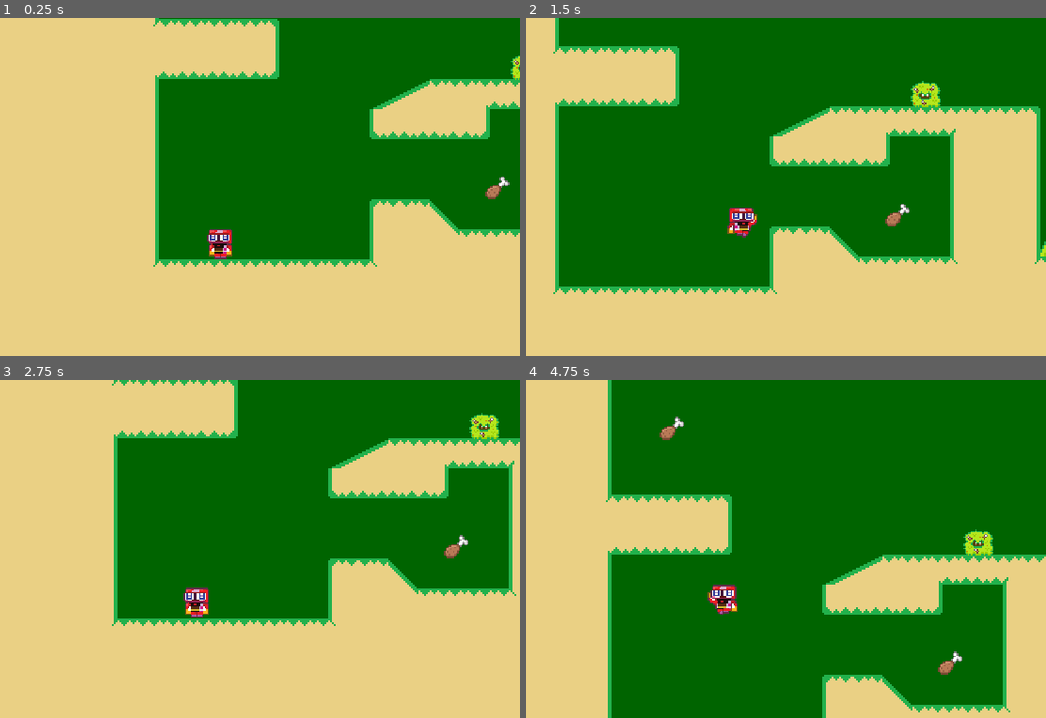
Above: before the commit, frames 1-4 (two rows, left to right).
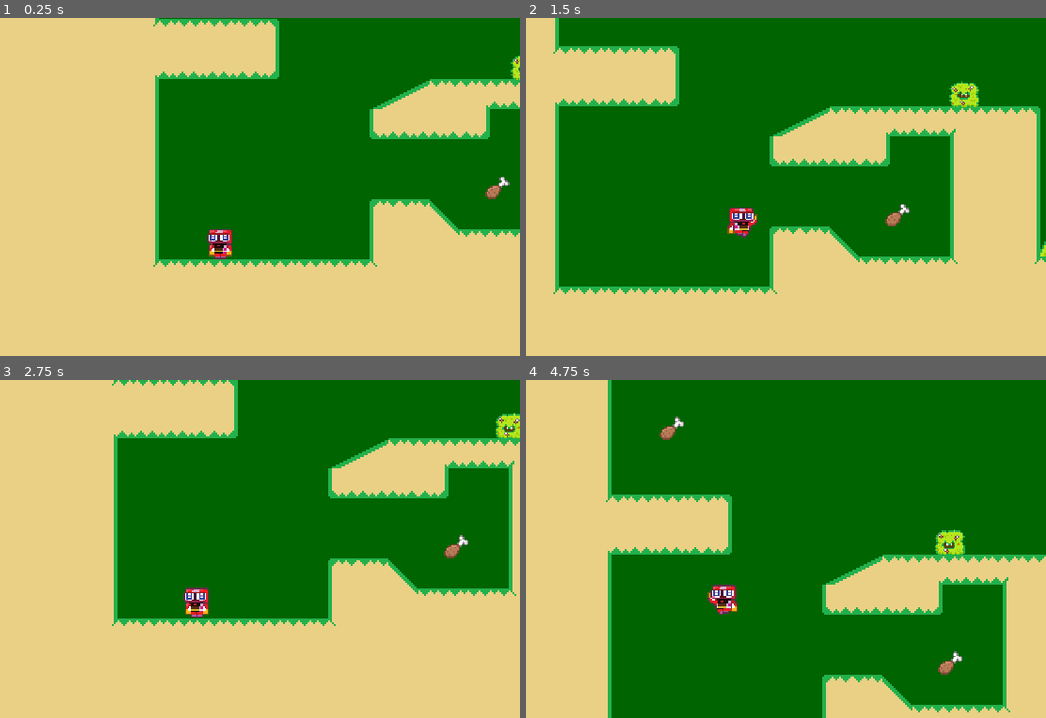
Above: after the commit, the same moments.

Repository: TeoRam23/GodotPlatformer
Game: Godot game, scene res://scenes/level_two.tscn
Two runs of this game, one before a commit and one after it. Both use one fixed random seed, a clock stepped at 60 frames per second and the inputs below. This scene is started directly instead of the project's main scene.
Inputs:
- Up to frame 1 (0.25 s): no input
- Up to frame 2 (1.5 s): hold D (right) from 0.53 s (still down); tap W (jump) at 0.6, 0.77, 1.07, 1.35 s
- Up to frame 3 (2.75 s): tap W (jump) at 1.52, 1.82, 2.1 s; release D (right) at 2.03 s; hold A (left) from 2.03 s (still down)
- Up to frame 4 (4.75 s): release A (left) at 2.78 s; hold D (right) 2.78-4.28 s; tap W (jump) at 2.85, 3.02, 3.32, 3.6, 3.77, 4.07, 4.35, 4.52 s; hold A (left) from 4.28 s (still down)

The runs differ from the first frame. In frame 1, less than 0.1% of the frame differs, in the area x 98-100%, y 11-19%; in frame 2, 0.7%; in frame 3, 0.6%; in frame 4, 0.7%, in the area x 78-90%, y 44-52%.

Commit message:
la lit enemy movement

Diff:
--- /dev/null
+++ b/data/DeafultEnemyMovementData.tscn
@@ -0,0 +1,3 @@
+[gd_scene format=3 uid="uid://bubidk4sk8cub"]
+
+[node name="DeafultEnemyMovementData" type="Node2D"]
--- a/data/DeafultMovementData.tres
+++ b/data/DeafultMovementData.tres
@@ -1,6 +1,6 @@
 [gd_resource type="Resource" script_class="PlayerMovementData" load_steps=2 format=3 uid="uid://bfbrjpvgikey5"]
 
-[ext_resource type="Script" path="res://scripts/PlayerMovementData.gd" id="1_xifvk"]
+[ext_resource type="Script" path="res://data/PlayerMovementData.gd" id="1_xifvk"]
 
 [resource]
 script = ExtResource("1_xifvk")
--- a/data/FasterMovementData.tres
+++ b/data/FasterMovementData.tres
@@ -1,6 +1,6 @@
 [gd_resource type="Resource" script_class="PlayerMovementData" load_steps=2 format=3 uid="uid://dkjw6wtjiyty4"]
 
-[ext_resource type="Script" path="res://scripts/PlayerMovementData.gd" id="1_q5yqw"]
+[ext_resource type="Script" path="res://data/PlayerMovementData.gd" id="1_q5yqw"]
 
 [resource]
 script = ExtResource("1_q5yqw")
--- a/data/SlowMovementData.tres
+++ b/data/SlowMovementData.tres
@@ -1,6 +1,6 @@
 [gd_resource type="Resource" script_class="PlayerMovementData" load_steps=2 format=3 uid="uid://qer3rc18l45d"]
 
-[ext_resource type="Script" path="res://scripts/PlayerMovementData.gd" id="1_vh0eq"]
+[ext_resource type="Script" path="res://data/PlayerMovementData.gd" id="1_vh0eq"]
 
 [resource]
 script = ExtResource("1_vh0eq")
--- a/scenes/enemy.tscn
+++ b/scenes/enemy.tscn
@@ -1,5 +1,6 @@
-[gd_scene load_steps=5 format=3 uid="uid://cbxqq32yifndf"]
+[gd_scene load_steps=6 format=3 uid="uid://cbxqq32yifndf"]
 
+[ext_resource type="Script" path="res://scripts/enemy.gd" id="1_0jhna"]
 [ext_resource type="Texture2D" uid="uid://0kpkx0rarxfe" path="res://assets/Busk2.png" id="1_8k3te"]
 [ext_resource type="Texture2D" uid="uid://d0on0uojked2p" path="res://assets/Busk.png" id="2_xy2pl"]
 
@@ -14,24 +15,58 @@
 }],
 "loop": true,
 "name": &"default",
-"speed": 3.0
+"speed": 4.0
+}, {
+"frames": [{
+"duration": 1.0,
+"texture": ExtResource("1_8k3te")
+}],
+"loop": true,
+"name": &"fall",
+"speed": 5.0
+}, {
+"frames": [{
+"duration": 1.0,
+"texture": ExtResource("2_xy2pl")
+}],
+"loop": true,
+"name": &"jump",
+"speed": 5.0
 }]
 
 [sub_resource type="RectangleShape2D" id="RectangleShape2D_cb6fg"]
-size = Vector2(14, 11.9998)
+size = Vector2(13.9998, 11.9997)
 
 [node name="Enemy" type="CharacterBody2D"]
+collision_layer = 4
 floor_max_angle = 1.309
 floor_snap_length = 3.0
+script = ExtResource("1_0jhna")
 
 [node name="AnimatedSprite2D" type="AnimatedSprite2D" parent="."]
 position = Vector2(-1.90735e-06, -6)
 scale = Vector2(0.762, 0.762)
 sprite_frames = SubResource("SpriteFrames_mxoej")
-frame = 1
-frame_progress = 0.255844
+animation = &"fall"
 
 [node name="CollisionShape2D" type="CollisionShape2D" parent="."]
-position = Vector2(0, -6)
+position = Vector2(9.6078e-05, -5.99997)
 rotation = 0.00741942
 shape = SubResource("RectangleShape2D_cb6fg")
+
+[node name="Area2D" type="Area2D" parent="."]
+collision_layer = 4
+collision_mask = 0
+
+[node name="CollisionShape2D" type="CollisionShape2D" parent="Area2D"]
+position = Vector2(9.6078e-05, -5.99997)
+rotation = 0.00741942
+shape = SubResource("RectangleShape2D_cb6fg")
+
+[node name="MovementTimer" type="Timer" parent="."]
+wait_time = 0.25
+one_shot = true
+
+[node name="WaitTimer" type="Timer" parent="."]
+wait_time = 1.5
+one_shot = true
--- /dev/null
+++ b/scripts/enemy.gd
@@ -0,0 +1,62 @@
+extends CharacterBody2D
+
+@onready var animated_sprite_2d = $AnimatedSprite2D
+@onready var movement_timer = $MovementTimer
+@onready var wait_timer = $WaitTimer
+
+const SPEED = 1000.0
+const JUMP_VELOCITY = -125.0
+const gravity_scale = 0.8
+
+
+# Get the gravity from the project settings to be synced with RigidBody nodes.
+var gravity = ProjectSettings.get_setting("physics/2d/default_gravity")
+var start_moving = false
+
+
+
+func _physics_process(delta):
+	# Add the gravity.
+	apply_gravity(delta)
+	handle_movement(delta)
+
+	update_animation()
+
+
+	move_and_slide()
+
+func apply_gravity(delta):
+	if not is_on_floor():
+		velocity.y += gravity * gravity_scale * delta
+
+func handle_movement(delta):
+	if movement_timer.time_left <= 0 and start_moving:
+		var direction = randi_range(0,3)
+		if direction == 0:
+			velocity.x = -SPEED * delta
+		elif direction == 1:
+			velocity.x = SPEED * delta
+		elif direction == 2:
+			handle_jump()
+		start_moving = false
+		wait_timer.start()
+		print("hoi")
+	elif wait_timer.time_left <= 0 and not start_moving:
+		velocity.x = 0
+		movement_timer.start()
+		start_moving = true
+		print("ioh")
+
+
+func handle_jump():
+	if is_on_floor():
+		velocity.y = JUMP_VELOCITY
+
+func update_animation():
+	if not is_on_floor():
+		if velocity.y < 0:
+			animated_sprite_2d.play("jump")
+		else:
+			animated_sprite_2d.play("fall")
+	else:
+		animated_sprite_2d.play("default")
Renamed: scripts/PlayerMovementData.gd -> data/PlayerMovementData.gd
